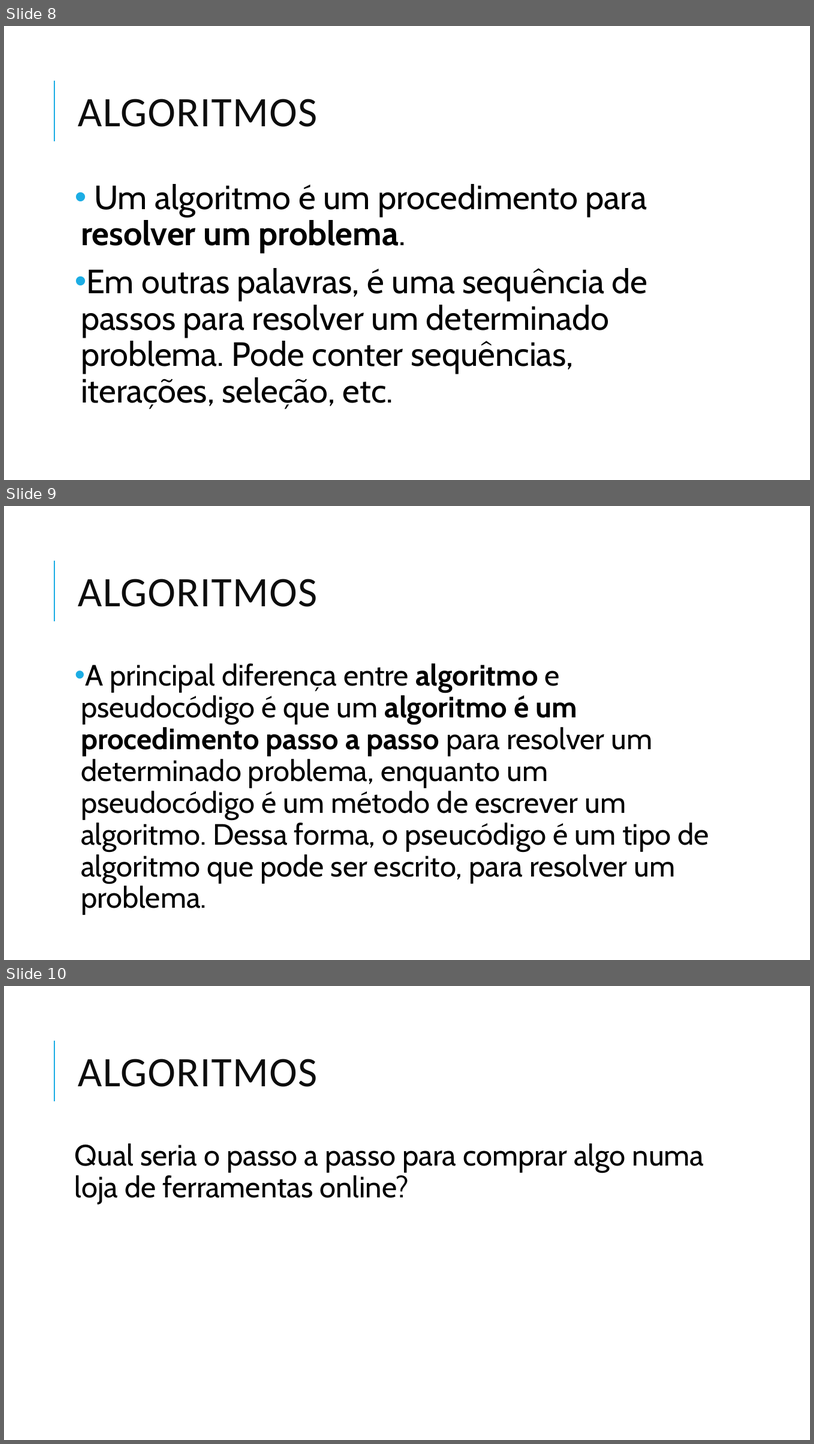
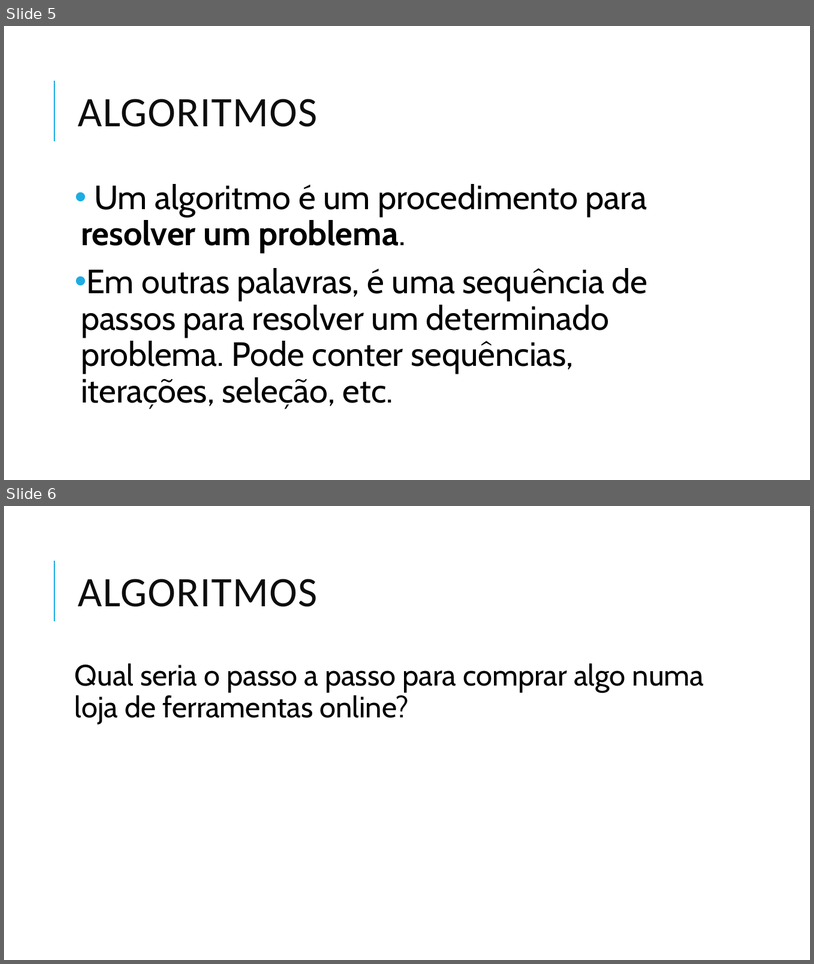
Before and after one commit to danhpaiva/una-teach-mca-202602, a slide deck: slide/teorica/01/01.raciocinio_logico_alg.pptx. Shown one above the other, each under a label of ours: slides 8, 9 and 10 before the commit, slides 5 and 6 after it. The pictures are 814x1444 and 814x964 pixels, drawn with LibreOffice and Linux fonts; fonts in the diff are those of the drawing. Boxes give left, top, right and bottom in pixels: in the first picture for what was removed or moved away, otherwise in the second. Text is boxed around its words. In the diff, an @@ line names an element or a change of style, - is before the commit and + after.

```diff
--- a/slide/teorica/01/01.raciocinio_logico_alg.pptx
+++ b/slide/teorica/01/01.raciocinio_logico_alg.pptx
@@ slide 9 removed at (4, 506, 810, 960), background #FFFFFF; not listed: 1 template element that a slide beside it also shows @@
@@ title removed at (78, 579, 317, 607) @@
-ALGORITMOS
@@ text removed at (81, 663, 710, 915) @@
-• A principal diferença entre algoritmo e pseudocódigo é que um algoritmo é um procedimento passo a passo para resolver um determinado problema, enquanto um pseudocódigo é um método de escrever um algoritmo. Dessa forma, o pseucódigo é um tipo de algoritmo que pode ser escrito, para resolver um problema.
@@ what was slide 8 is now slide 5 @@
@@ what was slide 10 is now slide 6 @@
```
Also in this commit, not shown: 4 slides changed, 1 slide added, 7 other slides removed, 1 other file.
